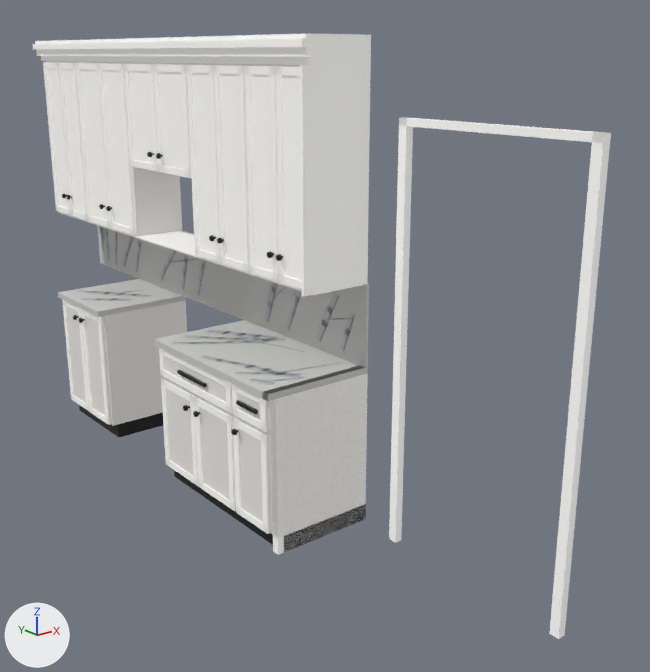
One commit to the glTF model backend/uploads/models/model_40.glb: the scene before it, then after it.
Rendered twice from a camera (50 mm lens) standing at (1.5, -6.66, 2.52) and looking at (4.61, -2.76, 0.96). The axes (+X, +Y, +Z) are drawn at lower left. The lights are the same throughout. The picture after the commit comes second. Vertices at exactly the same position are counted once.

In view in the first picture: 'root'.
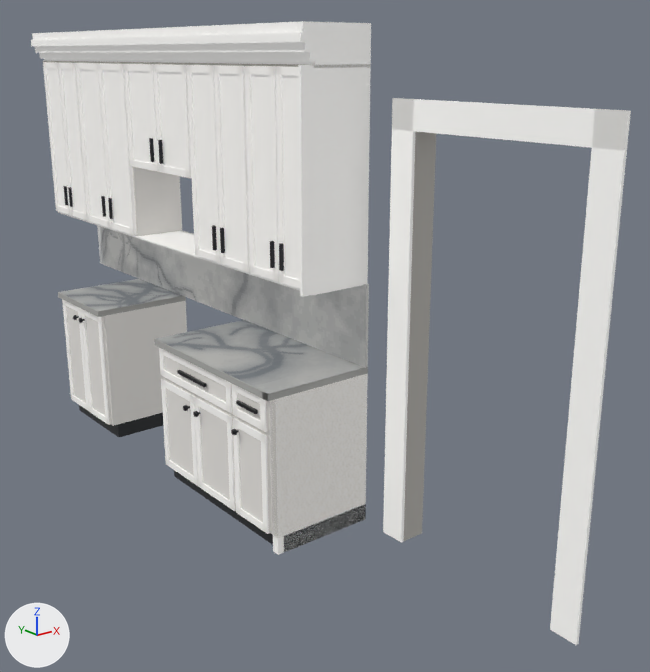
Location of each change, [x1, y1, x2, y2] in pixels of the pictures (650 x 672 px):
'root', reshaped
    before: [32, 34, 611, 639]
    after: [31, 21, 631, 645]
part 1 of me_mesh_0, added
    after: [64, 186, 68, 205]
part 2 of me_mesh_0, added
    after: [68, 187, 73, 207]
part 3 of me_mesh_0, added
    after: [101, 196, 106, 217]
part 4 of me_mesh_0, added
    after: [108, 198, 113, 219]
part 5 of me_mesh_0, added
    after: [149, 138, 154, 162]
part 6 of me_mesh_0, added
    after: [158, 140, 163, 164]
part 7 of me_mesh_0, added
    after: [212, 225, 217, 250]
part 8 of me_mesh_0, added
    after: [220, 227, 225, 253]
part 9 of me_mesh_0, added
    after: [270, 241, 275, 268]
part 10 of me_mesh_0, added
    after: [279, 243, 284, 271]
part 11 of me_mesh_0, rebuilt (12% wider)
    before: [389, 117, 611, 639]
    after: [383, 98, 631, 645]
part 12 of me_mesh_0, deleted
    before: [62, 152, 355, 384]
part 13 of me_mesh_0, built on
    before: [32, 34, 371, 385]
    after: [31, 21, 371, 394]

The change, as a list of edits to the scene's bpy script:
```text
Change mat_black:
    add mat_black.emission_strength = 1.0
Change me_mesh_0:
    remove me_mesh_0.from_pydata(...)  # 3412 vertices, 5758 faces; spans x 3.86..4.53, y -4.6..0.0, z 0.0..2.61
    add me_mesh_0.from_pydata(...)  # 8700 vertices, 13122 faces; spans x 3.86..4.67, y -4.68..0.0, z 0.0..2.66
    me_mesh_0 part 1: a new loose piece, a box spanning x 4.155..4.172, y -0.279..-0.262, z 1.451..1.591, in mat_pull (black #202226)
    me_mesh_0 part 2: a new loose piece, a box spanning x 4.155..4.172, y -0.363..-0.346, z 1.451..1.591, in mat_pull (black #202226)
    me_mesh_0 part 3: a new loose piece, a box spanning x 4.155..4.172, y -0.909..-0.891, z 1.451..1.591, in mat_pull (black #202226)
    me_mesh_0 part 4: a new loose piece, a box spanning x 4.155..4.172, y -1.014..-0.996, z 1.451..1.591, in mat_pull (black #202226)
    me_mesh_0 part 5: a new loose piece, a box spanning x 4.155..4.172, y -1.644..-1.627, z 1.887..2.028, in mat_pull (black #202226)
    me_mesh_0 part 6: a new loose piece, a box spanning x 4.155..4.172, y -1.756..-1.739, z 1.887..2.028, in mat_pull (black #202226)
    me_mesh_0 part 7: a new loose piece, a box spanning x 4.155..4.172, y -2.328..-2.311, z 1.451..1.591, in mat_pull (black #202226)
    me_mesh_0 part 8: a new loose piece, a box spanning x 4.155..4.172, y -2.414..-2.397, z 1.451..1.591, in mat_pull (black #202226)
    me_mesh_0 part 9: a new loose piece, a box spanning x 4.155..4.172, y -2.894..-2.877, z 1.451..1.591, in mat_pull (black #202226)
    me_mesh_0 part 10: a new loose piece, a box spanning x 4.155..4.172, y -2.975..-2.958, z 1.451..1.591, in mat_pull (black #202226)
    me_mesh_0 part 11: the loose piece of 20 vertices spanning x 4.49..4.53, y -4.6..-3.47, z 0.0..2.23 is rebuilt with 38 vertices and now spans x 4.52..4.67, y -4.68..-3.4, z 0.0..2.32
    me_mesh_0 part 12: 96 loose pieces with 1128 vertices, spanning x 3.92..4.52, y -3.16..-0.03, z 0.92..1.95, are deleted
    me_mesh_0 part 13: 65 vertices moved within x 4.03..4.53, y -3.22..-0.02, z 0.92..2.61; 1159 vertices removed from x 3.91..4.53, y -3.22..-0.02, z 0.92..2.61; 7477 vertices added at x 3.88..4.53, y -3.23..0.0, z 0.91..2.66
    remove me_mesh_0.materials.append(mat_veinh)  # light grey #c0c3c5
    remove me_mesh_0.materials.append(mat_vein)  # grey #a4a9ad
    remove me_mesh_0.materials.append(mat_veinc)  # grey #979ea3
    add me_mesh_0.materials.append(mat_spl11)  # light grey #ced0cf
    add me_mesh_0.materials.append(mat_spl10)  # light grey #c7c8c8
    add me_mesh_0.materials.append(mat_spl7)  # grey #b0b2b4
    add me_mesh_0.materials.append(mat_spl9)  # light grey #bfc1c2
    add me_mesh_0.materials.append(mat_spl12)  # light grey #d6d7d6
    add me_mesh_0.materials.append(mat_spl13)  # light grey #dededd
    add me_mesh_0.materials.append(mat_spl14)  # white #e5e6e3
    add me_mesh_0.materials.append(mat_spl8)  # grey #b7babb
    add me_mesh_0.materials.append(mat_spl6)  # grey #a8abad
    add me_mesh_0.materials.append(mat_spl15)  # white #ededea
    add me_mesh_0.materials.append(mat_spl5)  # grey #a0a4a7
    add me_mesh_0.materials.append(mat_top11)  # grey #a5a7a6
    add me_mesh_0.materials.append(mat_top12)  # grey #aaabaa
    add me_mesh_0.materials.append(mat_top13)  # grey #afb0ae
    add me_mesh_0.materials.append(mat_top10)  # grey #a0a2a2
    add me_mesh_0.materials.append(mat_top9)  # grey #9b9e9e
    add me_mesh_0.materials.append(mat_top7)  # grey #929597
    add me_mesh_0.materials.append(mat_top1)  # grey #747a7f
    add me_mesh_0.materials.append(mat_top2)  # grey #797e83
    add me_mesh_0.materials.append(mat_top8)  # grey #96999a
    add me_mesh_0.materials.append(mat_top5)  # grey #888c8f
    add me_mesh_0.materials.append(mat_top3)  # grey #7e8387
    add me_mesh_0.materials.append(mat_top6)  # grey #8d9093
    add me_mesh_0.materials.append(mat_top4)  # grey #83878b
    add me_mesh_0.materials.append(mat_top0)  # grey #6f757b
    add me_mesh_0.materials.append(mat_top14)  # grey #b4b4b2
    add me_mesh_0.materials.append(mat_top15)  # grey #b9b9b6
    add me_mesh_0.materials.append(mat_shadowln)  # grey #b9b6b0
```
